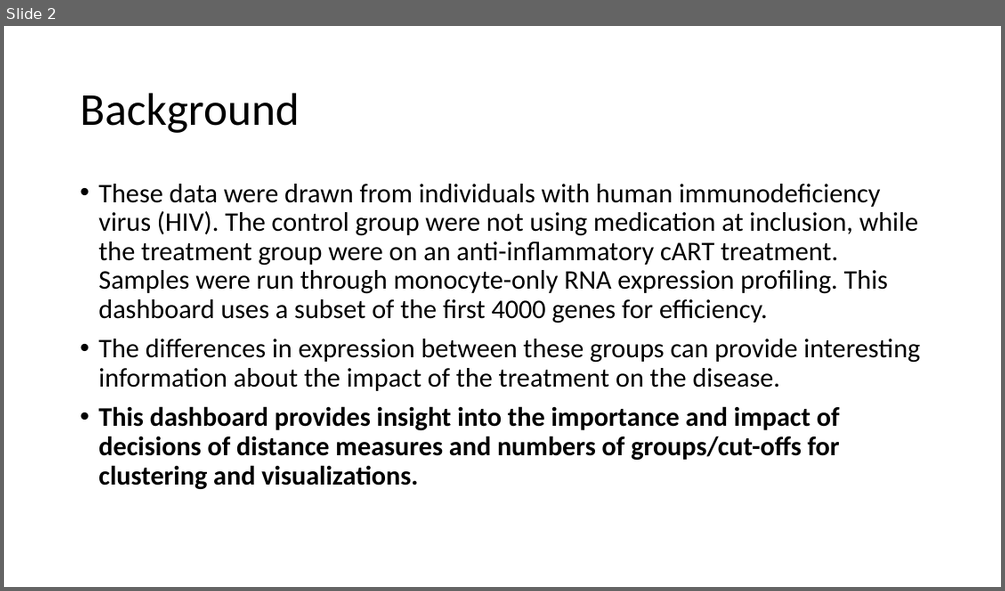
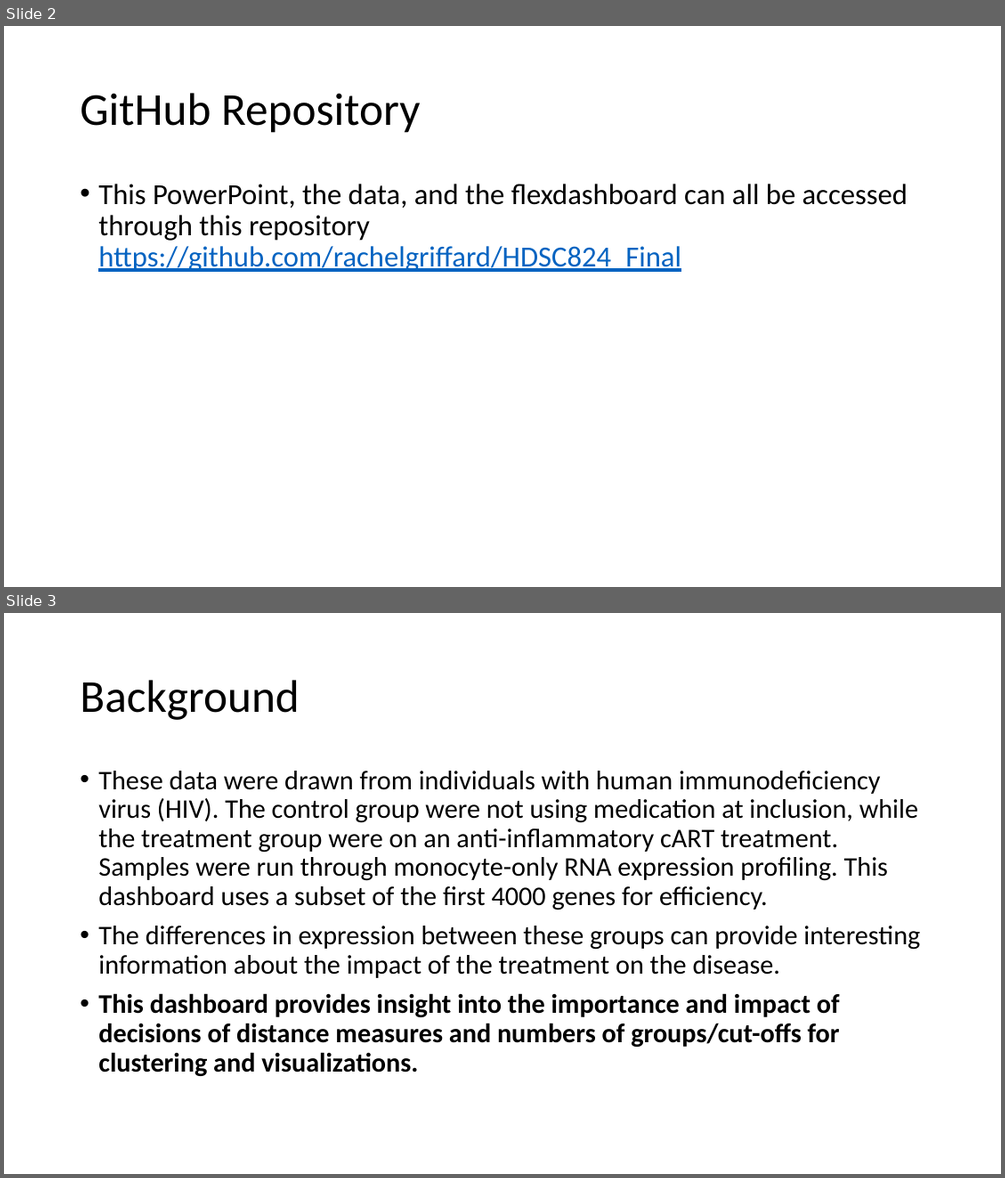
Before and after one commit to rachelgriffard/HDSC824_Final, a slide deck: Griffard_Final_HDSC824.pptx. Shown one above the other, each under a label of ours: slide 2 before the commit, slides 2 and 3 after it. The pictures are 1005x591 and 1005x1178 pixels, drawn with LibreOffice and Linux fonts; fonts in the diff are those of the drawing. Boxes give left, top, right and bottom in pixels: in the first picture for what was removed or moved away, otherwise in the second. Text is boxed around its words. In the diff, an @@ line names an element or a change of style, - is before the commit and + after.

```diff
--- a/Griffard_Final_HDSC824.pptx
+++ b/Griffard_Final_HDSC824.pptx
@@ slide 2 added at <box>4,26,1001,587</box>, background #FFFFFF @@
@@ title added at <box>80,93,420,133</box>, 44 pt, text #000000 @@
+GitHub Repository
@@ text added at <box>98,184,907,272</box>, 28 pt, text #000000 @@
+• This PowerPoint, the data, and the flexdashboard can all be accessed through this repository https://github.com/rachelgriffard/HDSC824_Final
@@ what was slide 2 is now slide 3 @@
```
Also in this commit, not shown: 1 slide changed.
